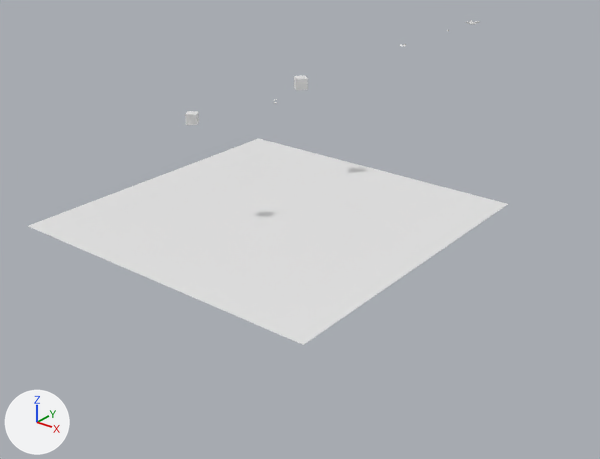
One commit to the Blender file Tracking_3D_One_LH.blend: the scene before it, then after it.
Rendered twice from a 50 mm camera at (8.72, -9.7, 5.69) aimed at (0.84, 0.23, -0.14). The axes (+X, +Y, +Z) are drawn at lower left. The lights are the same throughout.

The first picture shows 'CubeB', 'CubeC', 'Plane'.
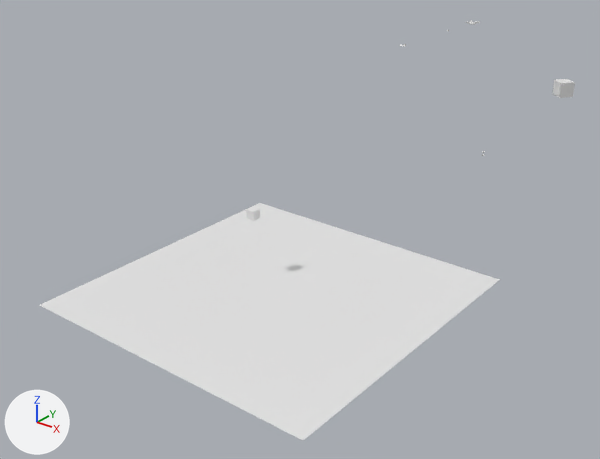
Pixel boxes [x1, y1, x2, y2] of what changed, in the pictures (600 x 459 px):
```json
{"object": "Plane", "change": "moved", "before": [28, 138, 508, 345], "after": [40, 203, 500, 440]}
{"object": "CubeC", "change": "moved", "before": [294, 76, 308, 90], "after": [552, 79, 575, 98]}
{"object": "CubeB", "change": "moved", "before": [185, 111, 199, 125], "after": [246, 207, 260, 221]}
```

Scene script edits in JSON lines:
```json
{"op": "set", "path": "ob_plane.location", "old": "(0.68, -0.22, 0.24)", "new": "(0.68, -0.22, -1.19)"}
{"op": "set", "path": "ob_cubeb.location", "old": "(0.0, -1.3, 2.0)", "new": "(0.0, 0.0, 0.0)"}
{"op": "set", "path": "ob_cubec.location", "old": "(0.0, 1.3, 2.0)", "new": "(4.67, 1.1, 2.73)"}
```
